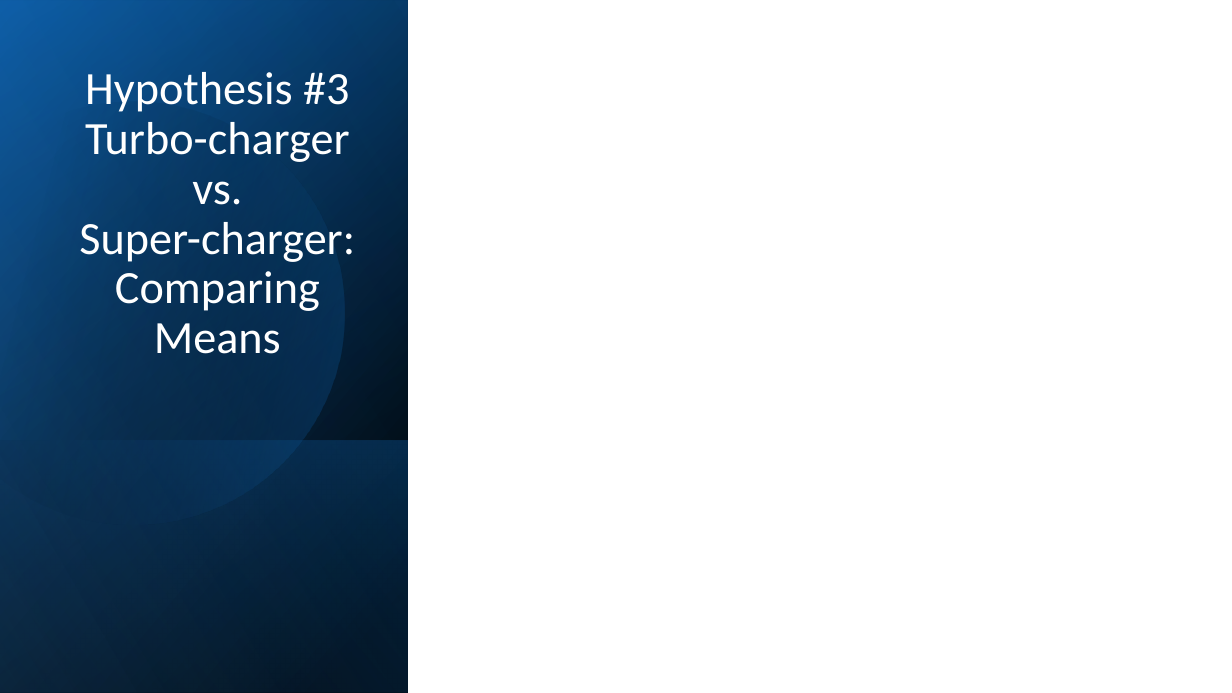
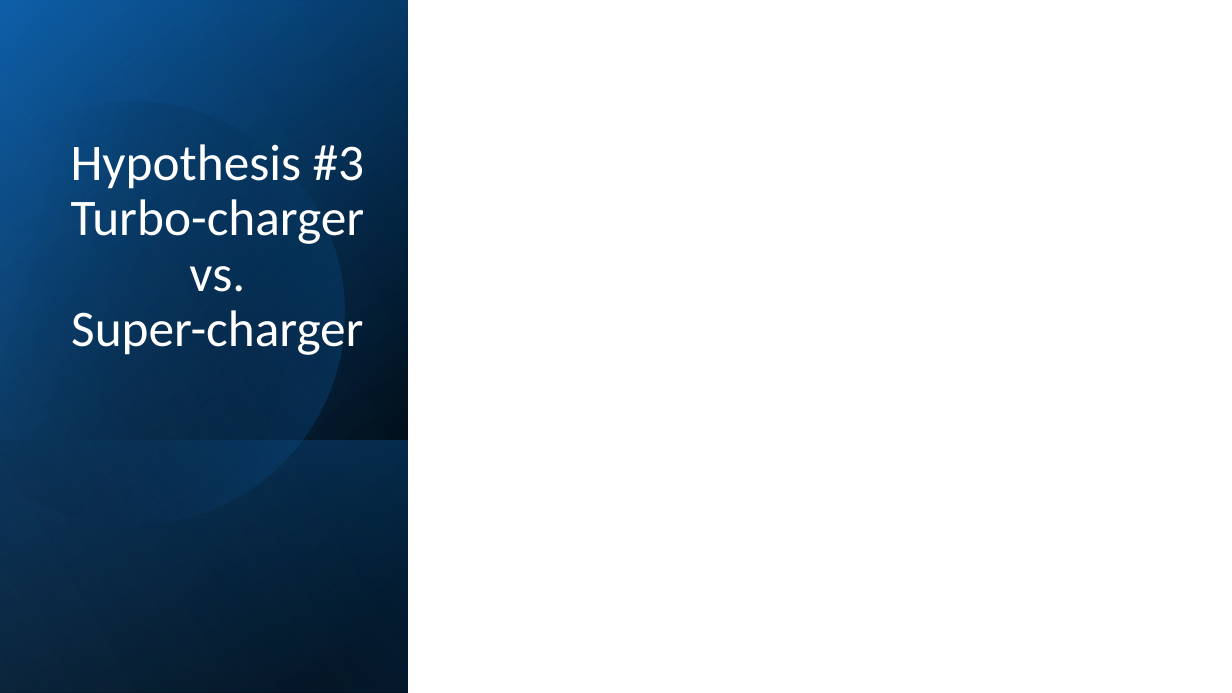
Before and after one commit to SeanHastings45/StatiscalConsulting.ttest, a slide deck: slide 10 of statisticalconsulting.ttest(SH).pptx. Drawn at 1232x693 pixels with LibreOffice and Linux fonts; fonts in the diff are those of the drawing; grey boxes stand for pictures. Boxes give left, top, right and bottom in pixels: in the first picture for what was removed or moved away, otherwise in the second. Text is boxed around its words. In the diff, an @@ line names an element or a change of style, - is before the commit and + after.

```diff
--- a/statisticalconsulting.ttest(SH).pptx
+++ b/statisticalconsulting.ttest(SH).pptx
@@ title at <box>71,144,365,355</box>: text changed; size 36 to 40 pt @@
-Hypothesis #3
-Turbo-charger
-vs.
-Super-charger:
-Comparing Means
+Hypothesis #3
+Turbo-charger
+vs.
+Super-charger
```
Also in this commit, not shown: 10 other slides changed.
